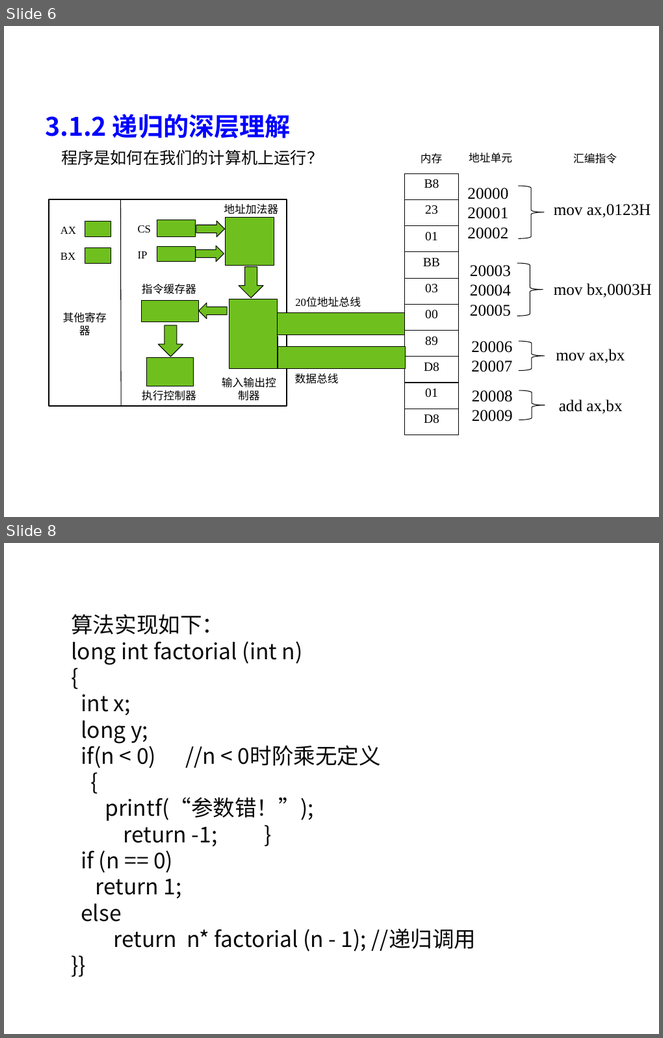
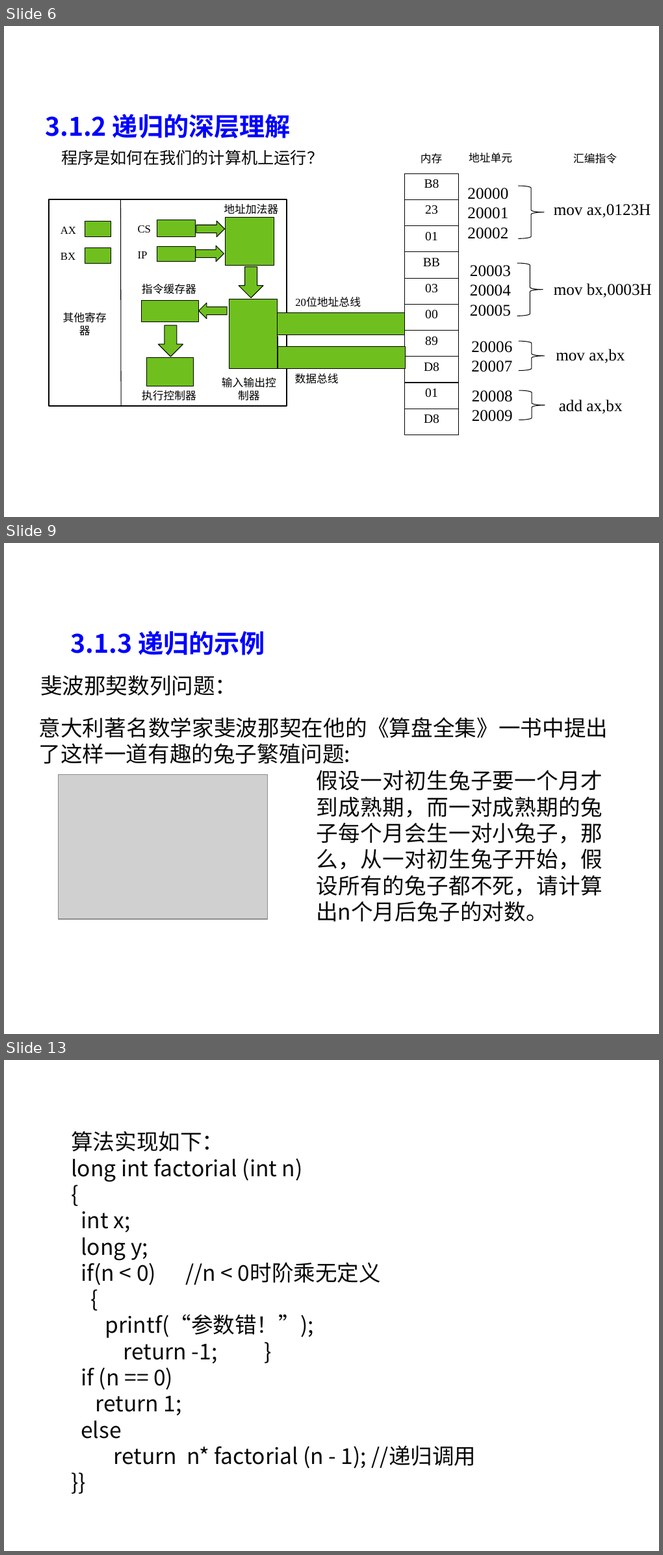
Before and after one commit to liutongling/DP, a slide deck: file/第3章 分治法计.pptx. Shown one above the other, each under a label of ours: slides 6 and 8 before the commit, slides 6, 9 and 13 after it; the slides between them are not shown. The pictures are 663x1038 and 663x1555 pixels, drawn with LibreOffice and Linux fonts; fonts in the diff are those of the drawing; grey boxes stand for pictures; background and template pictures are left out. Boxes give left, top, right and bottom in pixels: in the first picture for what was removed or moved away, otherwise in the second. Text is boxed around its words. In the diff, an @@ line names an element or a change of style, - is before the commit and + after.

```diff
--- a/file/第3章 分治法计.pptx
+++ b/file/第3章 分治法计.pptx
@@ slide 9 added at (4,543,659,1034), background #FFFFFF @@
@@ text added at (71,631,265,655), 28 pt, text #0000FF, bold @@
+3.1.3 递归的示例
@@ text added at (40,675,237,696), 24 pt, text #080808 @@
+斐波那契数列问题：
@@ text added at (39,717,608,764), 24 pt, text #080808 @@
+意大利著名数学家斐波那契在他的《算盘全集》一书中提出了这样一道有趣的兔子繁殖问题:
@@ picture added at (59,774,268,919) @@
@@ text added at (316,770,603,922), 24 pt, text #080808 @@
+假设一对初生兔子要一个月才到成熟期，而一对成熟期的兔子每个月会生一对小兔子，那么，从一对初生兔子开始，假设所有的兔子都不死，请计算出n个月后兔子的对数。
@@ what was slide 8 is now slide 13 @@
```
Also in this commit, not shown: 2 slides changed, 3 other slides added, 2 slides removed.
